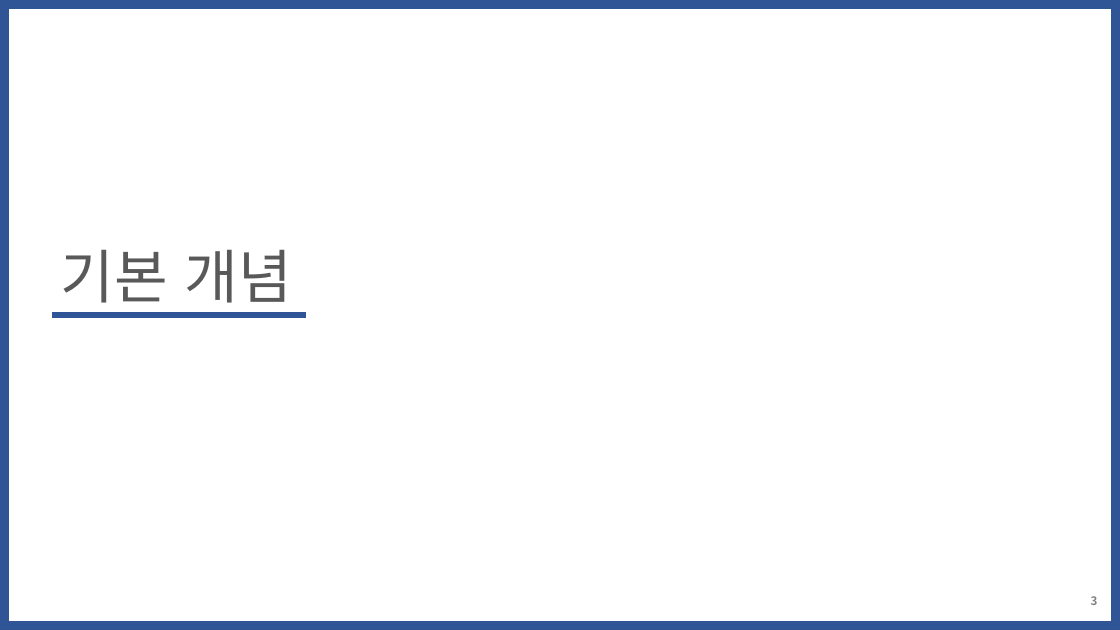
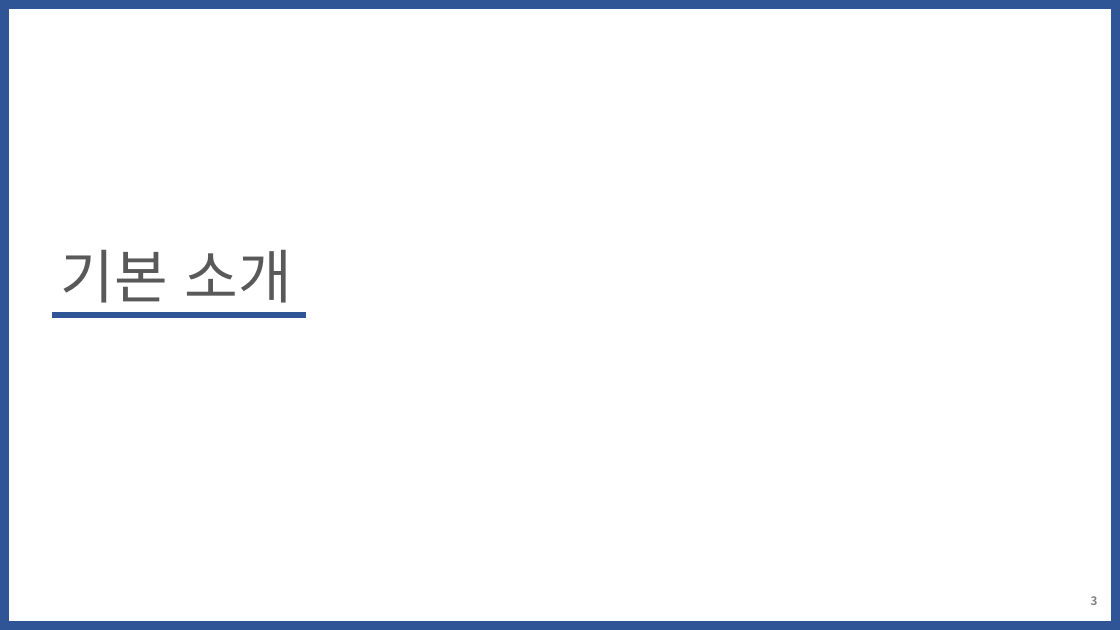
Before and after one commit to WoogiBoogi1129/ICN-NDN, a slide deck: slide 3 of Named-Data-Net/PPT/NDN_Tutorial_ndnSIM_Install.pptx. Drawn at 1120x630 pixels with LibreOffice and Linux fonts; fonts in the diff are those of the drawing. Boxes give left, top, right and bottom in pixels: in the first picture for what was removed or moved away, otherwise in the second. Text is boxed around its words. In the diff, an @@ line names an element or a change of style, - is before the commit and + after.

```diff
--- a/Named-Data-Net/PPT/NDN_Tutorial_ndnSIM_Install.pptx
+++ b/Named-Data-Net/PPT/NDN_Tutorial_ndnSIM_Install.pptx
@@ text at box(61, 249, 291, 313): text changed @@
-기본 개념
+기본 소개
```
Also in this commit, not shown: 1 other slide changed, 8 slides added, 10 slides removed, 1 other file.
